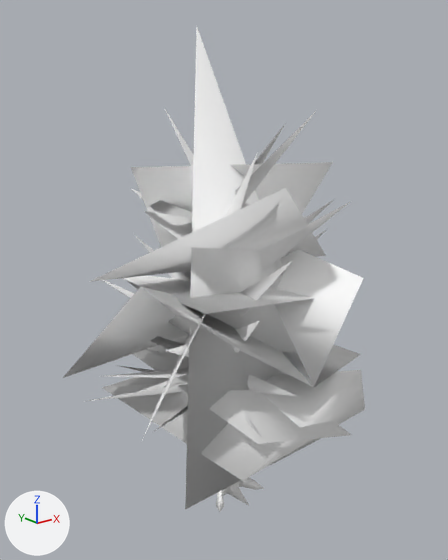
Renders of the glTF model assets/props/tree-fir-01/tree-fir-01.lod.glb from each side of a commit.
Before and after are seen from a 50 mm camera at (-0.739, -0.917, 0.369) aimed at (-0.011, -0.006, 0.005). Every picture has the same lights, and +X, +Y and +Z are marked at lower left. The picture after the commit comes second. Vertices at exactly the same position are counted once.
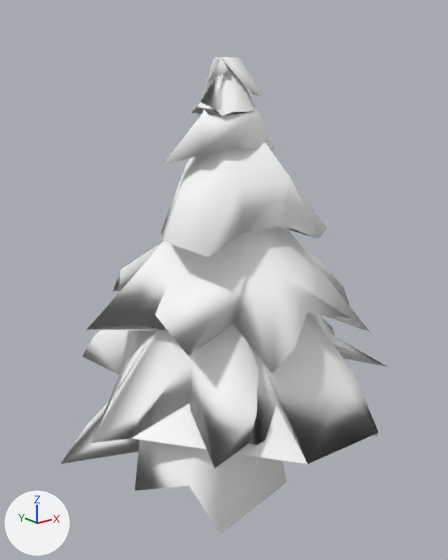
The change in detail:
me_mesh_0 is used by ob_mesh_0; location (0.0, 0.0, 0.0).
me_mesh_0 had 189 vertices, 332 faces and spanned x -0.294..0.285, y -0.287..0.284, z -0.477..0.473.
me_mesh_0 now has 240 vertices, 466 faces and spans x -0.342..0.341, y -0.319..0.279, z -0.476..0.42.
me_mesh_0 part 1: the loose piece of 156 vertices spanning x -0.294..0.285, y -0.282..0.26, z -0.477..0.33 is rebuilt with 91 vertices and now spans x -0.34..0.341, y -0.319..0.279, z -0.228..0.235.
me_mesh_0 part 2: the loose piece of 8 vertices spanning x -0.294..0.267, y -0.28..0.273, z -0.187..0.066 is rebuilt with 51 vertices and now spans x -0.342..0.298, y -0.256..0.278, z -0.342..0.016.
me_mesh_0 part 3: a new loose piece of 42 vertices spanning x -0.121..0.092, y -0.077..0.125, z 0.231..0.42, in mat_material_0 (white #ffffff).
me_mesh_0 part 4: a new loose piece of 20 vertices spanning x -0.177..0.186, y -0.193..0.136, z 0.096..0.344, in mat_material_0 (white #ffffff).
Part 5, on me_mesh_0:
25 vertices are removed from x -0.294..0.235, y -0.287..0.284, z -0.344..0.473.
21 faces are deleted.
Other edits to the shape of me_mesh_0 do not show in these pictures.

Pixel boxes [x1, y1, x2, y2] of what changed, in the pictures (448 x 560 px):
'Mesh_0', reshaped (8% wider): before [63, 28, 365, 511]; after [61, 57, 387, 534]
part 1 of me_mesh_0, rebuilt (mostly hidden before): before [88, 109, 350, 511]; after [82, 227, 387, 468]
part 2 of me_mesh_0, rebuilt: before [63, 249, 363, 387]; after [61, 403, 378, 534]
part 3 of me_mesh_0, added: after [162, 57, 275, 166]
part 4 of me_mesh_0, added: after [161, 142, 327, 257]
part 5 of me_mesh_0, deleted: before [89, 28, 365, 509]
